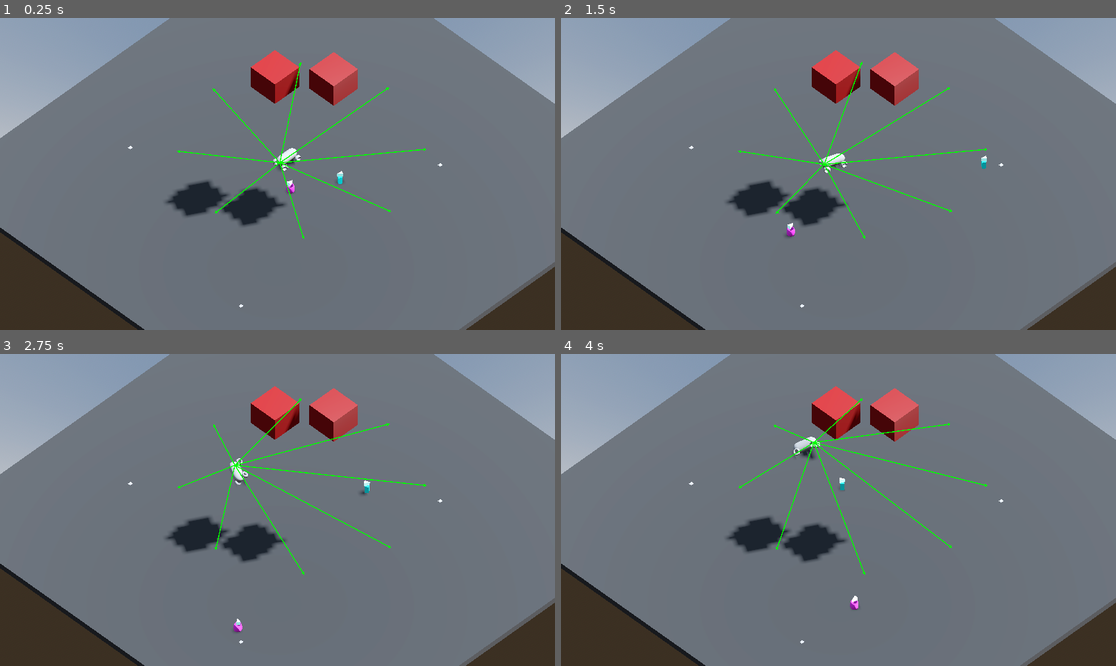
Above: before the commit, frames 1-4 (two rows, left to right).
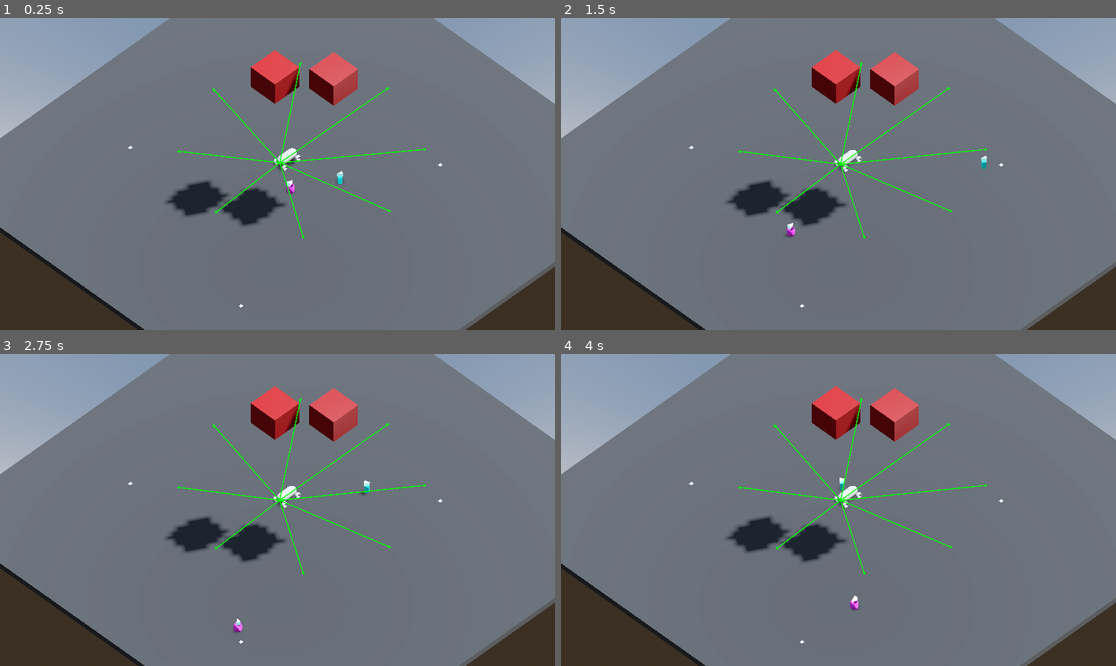
Above: after the commit, the same moments.

Repository: gparlakov/context_based_steering_test
Game: Godot game, scene res://navmesh_chhunks_demo_3d.tscn
Two runs of this game, one before a commit and one after it. Both use one fixed random seed, a clock stepped at 60 frames per second and the inputs below.
Inputs (mouse positions are in pixels of both pictures, inside the frame that each line leads up to):
- Up to frame 1 (0.25 s): no input
- Up to frame 2 (1.5 s): move the mouse to (960, 158) at 0.52 s; click (960, 158) at 0.67 s; move the mouse to (727, 189) at 1.27 s; click (727, 189) at 1.42 s
- Up to frame 3 (2.75 s): move the mouse to (333, 441) at 2.02 s; click (333, 441) at 2.17 s
- Up to frame 4 (4 s): move the mouse to (810, 572) at 2.77 s; click (810, 572) at 2.92 s; move the mouse to (1005, 556) at 3.52 s; click (1005, 556) at 3.67 s

The runs differ from the first frame. In frame 1, less than 0.1% of the frame differs, in the area x 49-52%, y 45-49%; in frame 2, 1.0%; in frame 3, 1.2%; in frame 4, 1.3%, in the area x 31-77%, y 14-71%.

Commit message:
smaller car - lighter car

Diff:
--- a/mono.gd
+++ b/mono.gd
@@ -36,9 +36,9 @@
 # 	pass
 
 func _physics_process(_delta: float) -> void:
-	engine_force = 250.5
+	engine_force = clamp(25.5 - _delta * 5, -20 ,5.5)
 	steer_force = 2
-	steering = -0.5
+	steering = -0.05
 	# set_interest()
 	# set_danger()
 	# choose_direction()
--- a/navmesh_chhunks_demo_3d.tscn
+++ b/navmesh_chhunks_demo_3d.tscn
@@ -293,7 +293,7 @@
 
 [node name="Mono" type="VehicleBody3D" parent="."]
 transform = Transform3D(1, 0, 0, 0, 1, 0, 0, 0, 1, -4.46171, 1.79371, 0.0513568)
-mass = 50.0
+mass = 5.0
 physics_material_override = SubResource("PhysicsMaterial_p577t")
 script = ExtResource("2_4bs5m")
 
